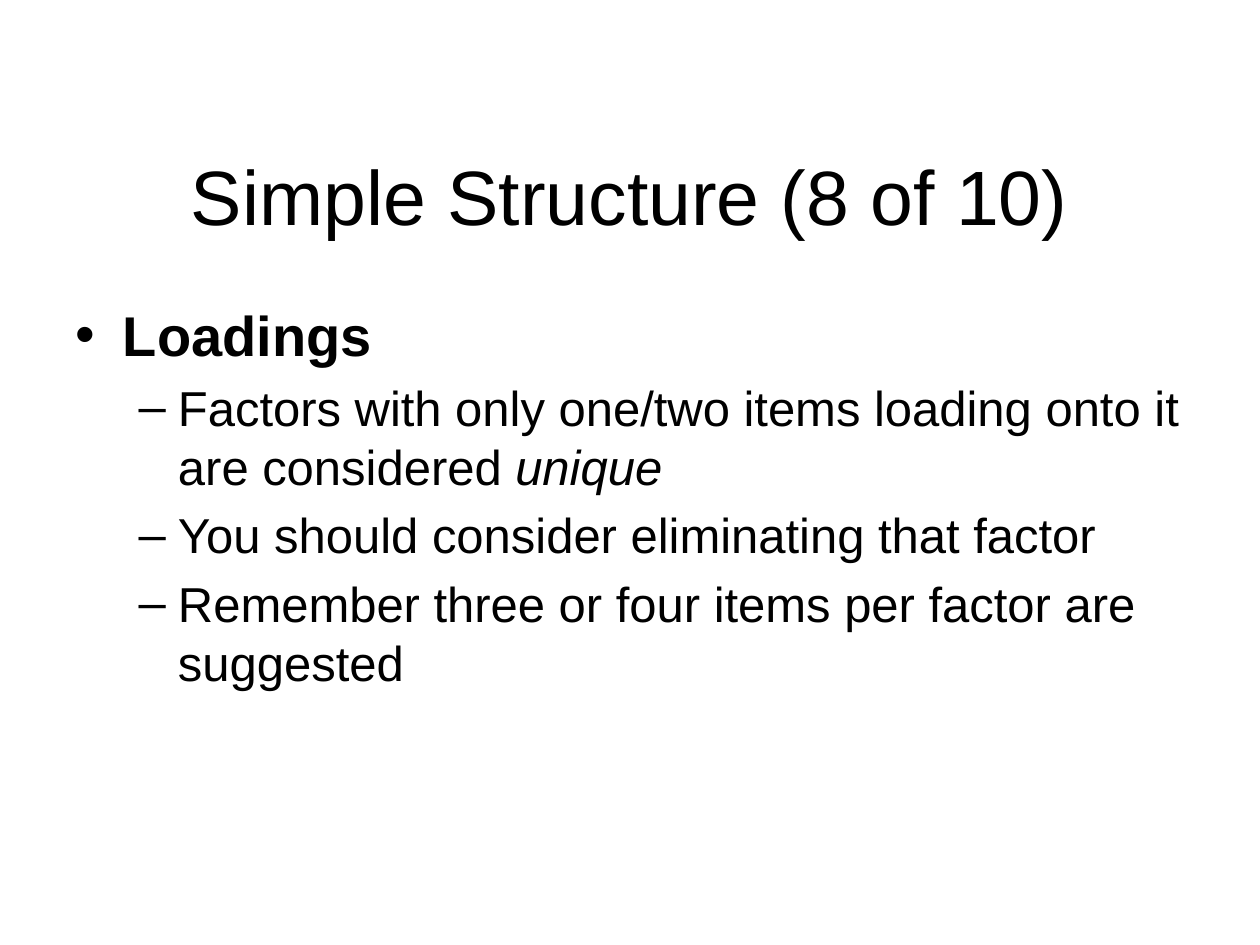
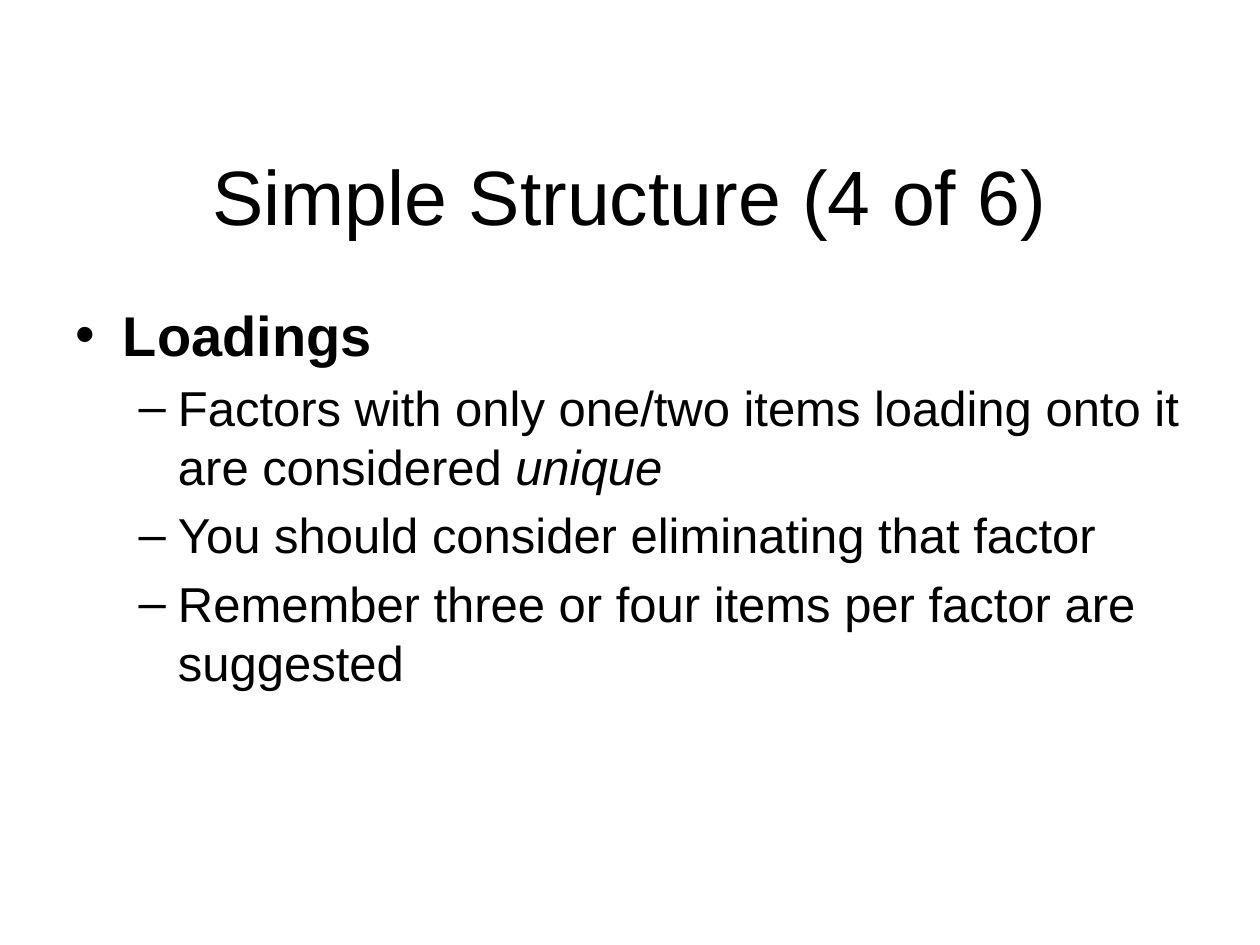
Before and after one commit to npm27/Teaching-Materials, a slide deck: slide 20 of Tests and Eval/Fall 25/Slides/12 Chapter 4 Part 2.pptx (slide 28 before the commit). Drawn at 1260x945 pixels with LibreOffice and Linux fonts; fonts in the diff are those of the drawing. Boxes give left, top, right and bottom in pixels: in the first picture for what was removed or moved away, otherwise in the second. Text is boxed around its words. In the diff, an @@ line names an element or a change of style, - is before the commit and + after.

```diff
--- a/Tests and Eval/Fall 25/Slides/12 Chapter 4 Part 2.pptx
+++ b/Tests and Eval/Fall 25/Slides/12 Chapter 4 Part 2.pptx
@@ title at bbox=[212, 169, 1046, 239]: text changed @@
-Simple Structure (8 of 10)
+Simple Structure (4 of 6)
```
Also in this commit, not shown: 13 other slides changed, 8 slides removed.
